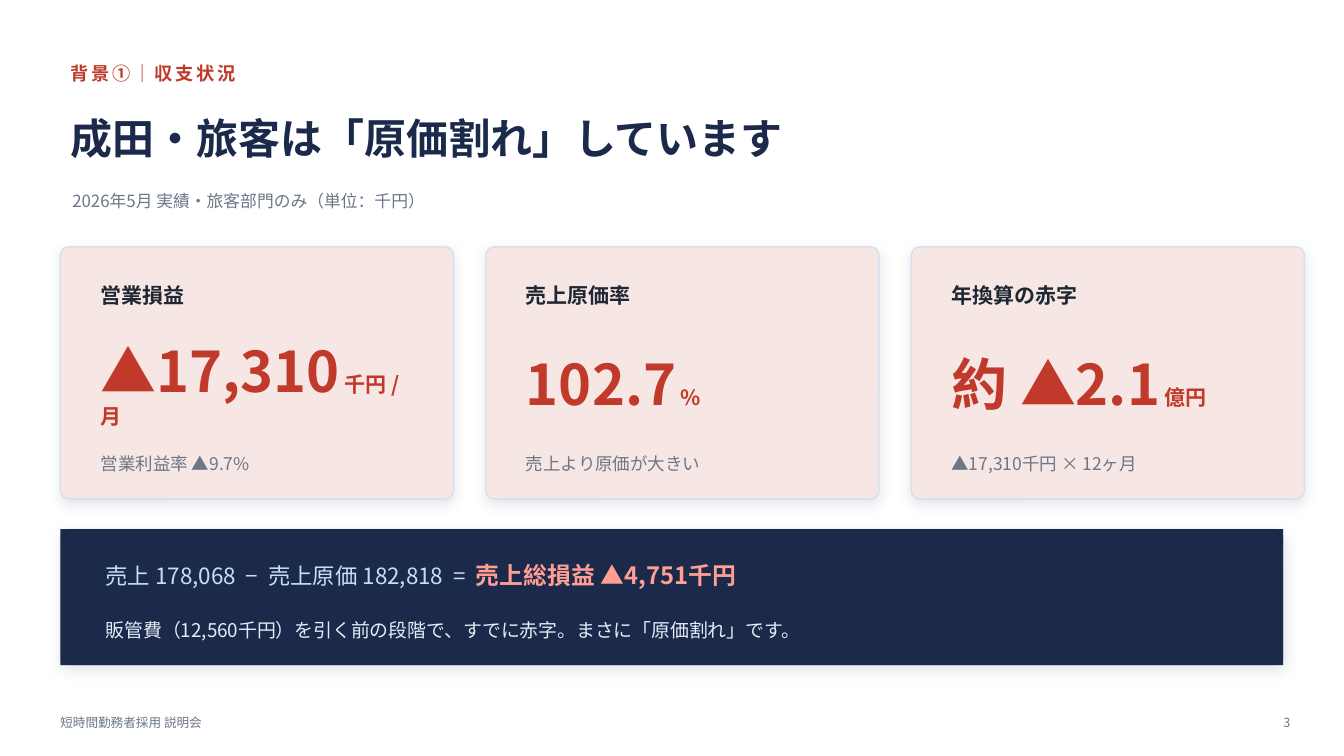
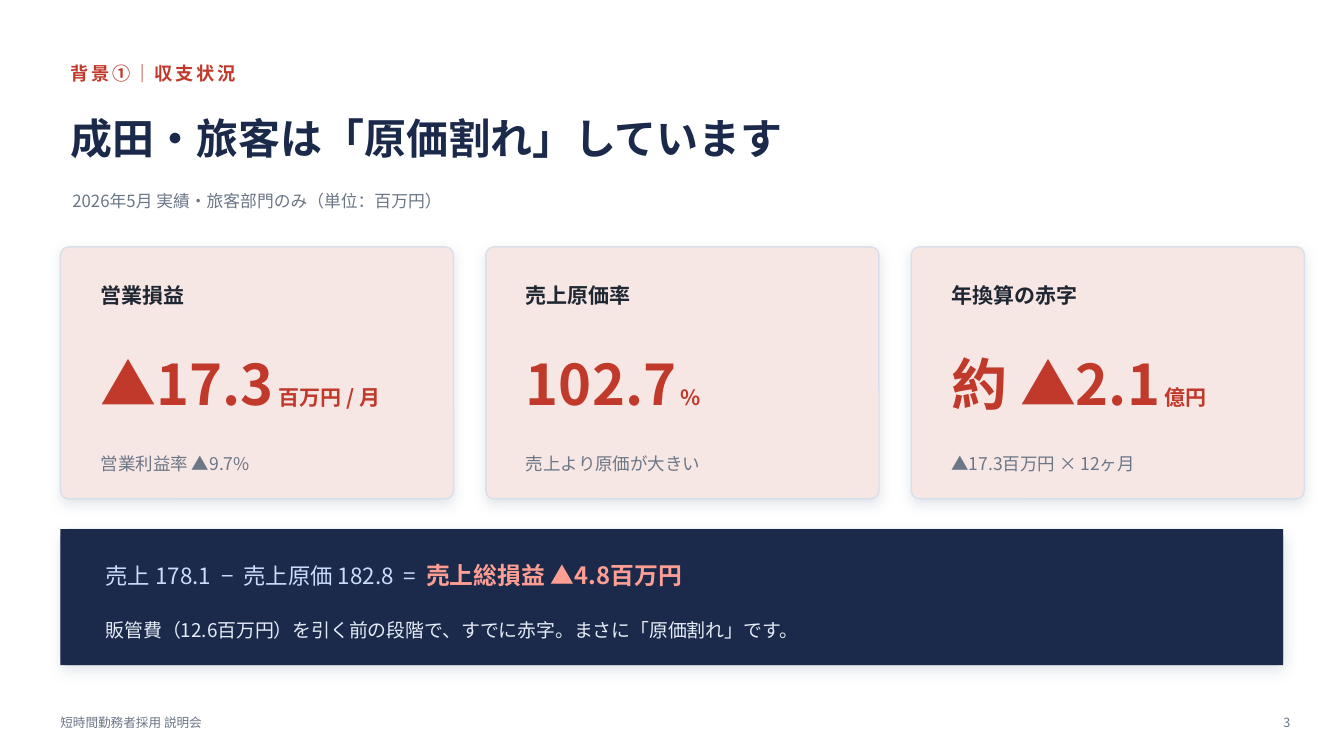
Before and after one commit to asamitango0929-arch/test, a slide deck: slide 5 of 成田_短時間勤務者採用_説明会.pptx. Drawn at 1344x756 pixels with LibreOffice and Linux fonts; fonts in the diff are those of the drawing. Boxes give left, top, right and bottom in pixels: in the first picture for what was removed or moved away, otherwise in the second. Text is boxed around its words. In the diff, an @@ line names an element or a change of style, - is before the commit and + after.

```diff
--- a/成田_短時間勤務者採用_説明会.pptx
+++ b/成田_短時間勤務者採用_説明会.pptx
@@ text at (72, 193, 441, 209): text changed @@
-2026年5月 実績・旅客部門のみ（単位：千円）
+2026年5月 実績・旅客部門のみ（単位：百万円）
@@ text at (101, 359, 380, 407): text changed @@
-▲17,310 千円 / 月
+▲17.3 百万円 / 月
@@ text at (951, 456, 1134, 472): text changed @@
-▲17,310千円 × 12ヶ月
+▲17.3百万円 × 12ヶ月
@@ text at (106, 563, 682, 586): text changed @@
-売上 178,068 − 売上原価 182,818 = 売上総損益 ▲4,751千円
+売上 178.1 − 売上原価 182.8 = 売上総損益 ▲4.8百万円
@@ text at (106, 621, 798, 639): text changed @@
-販管費（12,560千円）を引く前の段階で、すでに赤字。まさに「原価割れ」です。
+販管費（12.6百万円）を引く前の段階で、すでに赤字。まさに「原価割れ」です。
```
Also in this commit, not shown: 3 other slides changed, 1 other file.
